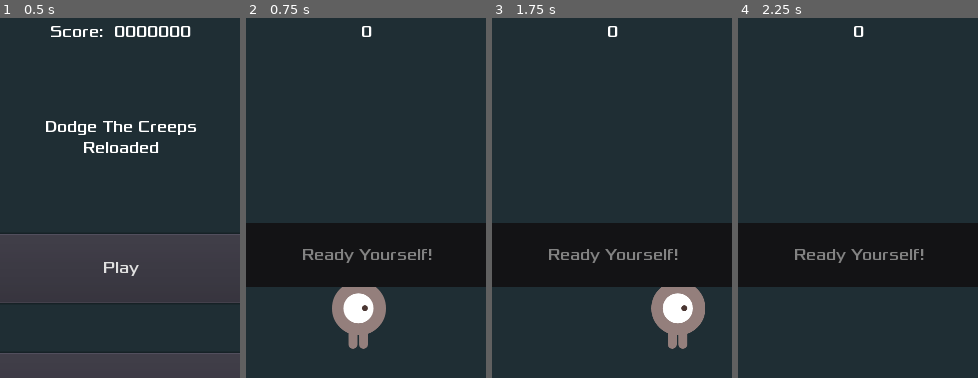
Above: before the commit, frames 1-4 (left to right).
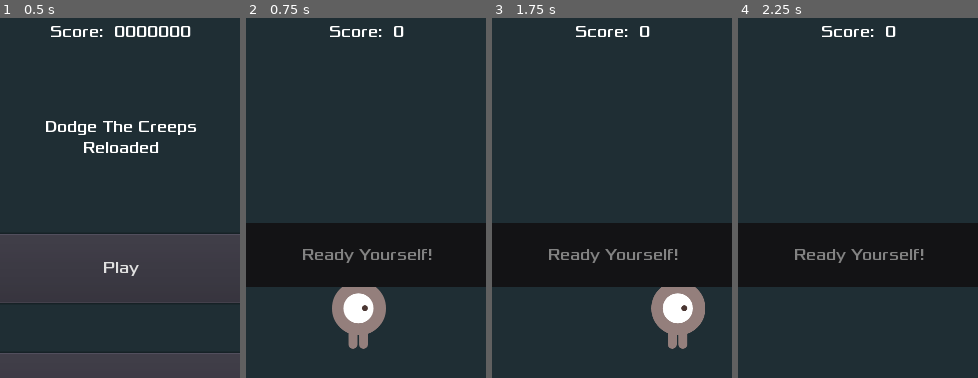
Above: after the commit, the same moments.

Repository: AlixBarreaux/dodge-the-beasties
Game: Godot game, scene res://Scenes/Main.tscn
The game is run twice, just before and just after one commit, with the same random seed, the same clock (stepped at 60 frames per second) and the same inputs.
Inputs:
- Up to frame 1 (0.5 s): no input
- Up to frame 2 (0.75 s): click "Play" at 0.5 s
- Up to frame 3 (1.75 s): tap Enter at 1.25 s; hold D (move_right) from 1.28 s (still down)
- Up to frame 4 (2.25 s): release D (move_right) at 2.03 s; hold S (move_down) from 2.03 s (still down)
The pictures show only the part of the screen within x 25-75%, y 10-60%; the shares and areas given below are measured in that part.

Frame 1 is identical in both runs. In frame 2, 0.4% of the frame differs, in the area x 35-66%, y 2-6%; in frame 3, 0.4%; in frame 4, 0.4%.

Commit message:
Move files from the root to other directories + add 'score:' to score label

Diff:
--- a/GameOverMenu.tscn
+++ b/Scenes/GUI/GameOverMenu.tscn
@@ -1,6 +1,6 @@
 [gd_scene load_steps=2 format=2]
 
-[ext_resource path="res://game_over_menu.gd.gd" type="Script" id=1]
+[ext_resource path="res://Scripts/game_over_menu.gd.gd" type="Script" id=1]
 
 [node name="GameOverMenu" type="Panel"]
 self_modulate = Color( 0.509804, 0.509804, 0.509804, 1 )
--- a/Scenes/GUI/HUD.tscn
+++ b/Scenes/GUI/HUD.tscn
@@ -4,8 +4,8 @@
 [ext_resource path="res://Scripts/hud.gd" type="Script" id=2]
 [ext_resource path="res://Scenes/GUI/QuitButton.tscn" type="PackedScene" id=3]
 [ext_resource path="res://Scenes/GUI/CreditsButton.tscn" type="PackedScene" id=4]
-[ext_resource path="res://GameOverMenu.tscn" type="PackedScene" id=5]
-[ext_resource path="res://main_menu.gd" type="Script" id=6]
+[ext_resource path="res://Scenes/GUI/GameOverMenu.tscn" type="PackedScene" id=5]
+[ext_resource path="res://Scripts/main_menu.gd" type="Script" id=6]
 [ext_resource path="res://Resources/main_theme.tres" type="Theme" id=7]
 
 [sub_resource type="DynamicFont" id=1]
--- a/Scripts/hud.gd
+++ b/Scripts/hud.gd
@@ -42,7 +42,7 @@
 
 
 func update_score(score: int) -> void:
-	score_label.text = str(score)
+	score_label.text = "Score:  " + str(score)
 	return
 
 
--- a/project.godot
+++ b/project.godot
@@ -12,12 +12,12 @@
 "base": "Panel",
 "class": "GameOverMenu",
 "language": "GDScript",
-"path": "res://game_over_menu.gd.gd"
+"path": "res://Scripts/game_over_menu.gd.gd"
 }, {
 "base": "Control",
 "class": "MainMenu",
 "language": "GDScript",
-"path": "res://main_menu.gd"
+"path": "res://Scripts/main_menu.gd"
 }, {
 "base": "Button",
 "class": "QuitButton",
Renamed: game_over_menu.gd.gd -> Scripts/game_over_menu.gd.gd
Renamed: main_menu.gd -> Scripts/main_menu.gd
